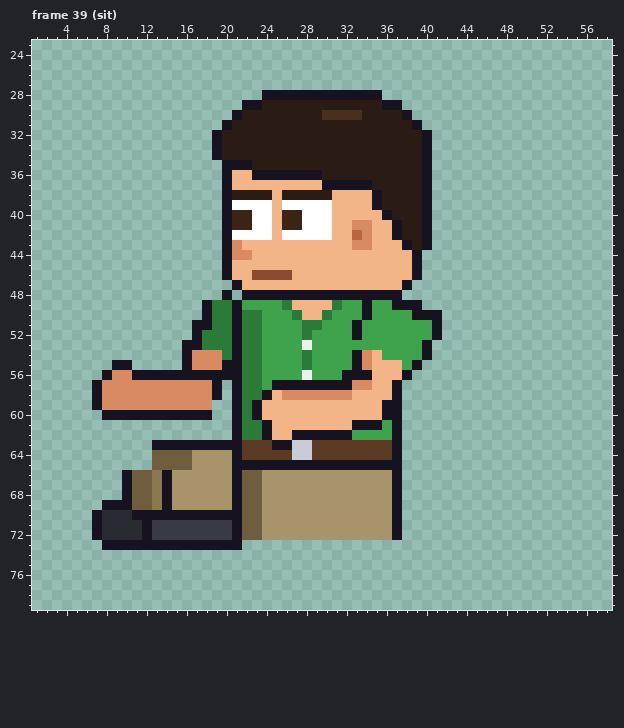
Edited in one commit: pixel-art file (sprites/expo/expo_vendg_left_anim.aseprite). Above is the file before it was changed.
64x80 pixels, 129 frames. Shown: frame 39 (sit): x 1..58, y 23..79. The old version is drawn lined up with the new one. The commit also changed other frames, which this record leaves out.
The same view after the edit:
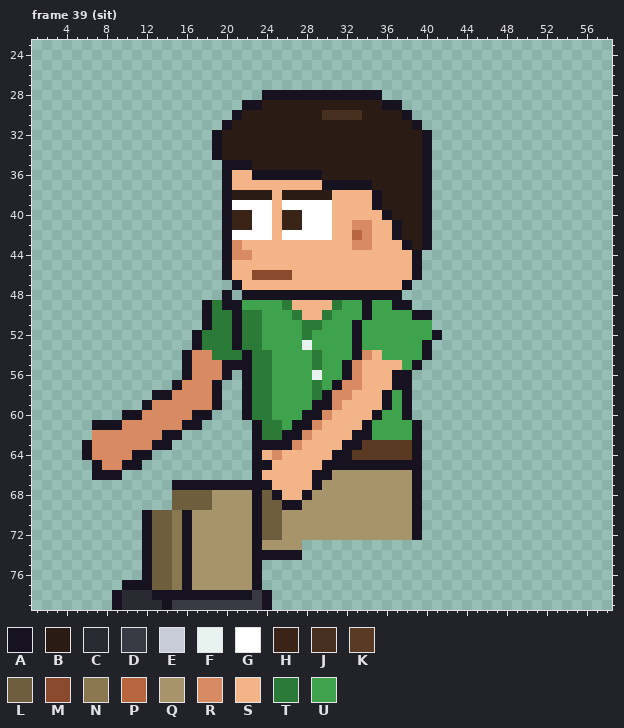
Palette (. is transparent): A #17121f  B #2a1c14  C #2a2a33  D #3a3a44  E #c8ccd8  F #e8f2ee  G #ffffff  H #3a2418  J #47301f  K #5a3a22  L #6e5e3e  M #8a4a2e  N #8a7850  P #b8663f  Q #a8946a  R #d88a62  S #f3b488  T #2c7a38  U #3fa34d
Difference:
whole drawing moved by -2,-6 (the old picture is shown already moved)
Frame 39 (sit):
y 49: x 20 T -> A; x 39 A -> .
y 50: x 41 A -> .
y 51: x 17 A -> .; x 41 A -> .
y 53: x 16 A -> .; x 33 U -> A
y 54: x 19 R -> T; x 21..22 AT -> TA; x 24 U -> T; x 28..29 TU -> UT
y 55: x 9..10 AA -> ..; x 22 T -> A; x 24 U -> T; x 28..29 TU -> UT; x 32..34 UAR -> ARS
y 56: x 8..15 ARRAAAAA -> ........; x 17..19 AAA -> RRR; x 21..22 AT -> .A; x 24 U -> T; x 28..29 FU -> UF; x 33..34 AA -> RS; x 37 S -> A
y 57: x 7..15 ARRRRRRRR -> ........A; x 21..22 AT -> .A; x 24..30 UAAAAAA -> TUUUUTU; x 32 A -> R; x 34 R -> S; x 38 . -> A
y 58: x 7..14 ARRRRRRR -> ......AA; x 21..22 AT -> .A; x 24..30 ASRRRRR -> TUUUUTA; x 36..38 SA. -> AUA
y 59: x 7..12 ARRRRR -> .....A; x 19 . -> A; x 21..31 ATASSSSSSSS -> .ATTUUUUAAR; x 37..38 A. -> UA
y 60: x 8..9 AA -> ..; x 12..16 AAAAA -> RRRRR; x 21..30 ATASSSSSSS -> .ATTUUUAAR; x 35..38 SAA. -> AUUA
y 61: x 7..17 ........... -> AAARRRRRRAA; x 21..29 ATTASSSSS -> ..ATTUAAR; x 33 A -> S; x 35 A -> U; x 37..39 A.. -> UUA
y 62: x 7..15 ......... -> RRRRRRRAA; x 21..26 ATTASS -> ..ATTA; x 28..34 AAAAAUU -> RSSSSAA; x 37..39 A.. -> UUA
y 63: x 6..12 ....... -> ARRRRRR; x 15..24 AAAAAAAKKK -> ........AA; x 27..33 EEKKKKK -> RSSSSAA; x 37..39 A.. -> KKA
y 64: x 6..32 .......LLLLQQQQAKKKKKEEKKKK -> ARRRRAA..........ASRSSSSSAA; x 37..39 A.. -> KKA
y 65: x 7..11 ..... -> ARRAA; x 13..22 LLLLQQQQAA -> ..........; x 25..29 AAAAA -> SSSSS; x 38..39 .. -> AA
y 66: x 7..30 ...ALLNAQQQQQQALLQQQQQQQ -> AAA.............ASSSSSAA; x 37..39 A.. -> QQA
y 67: x 10..20 ALLNAQQQQQQ -> .....AAAAAA; x 22..29 LLQQQQQQ -> AAASSSSA; x 37..39 A.. -> QQA
y 68: x 10..18 ALLNAQQQQ -> .....LLLL; x 21..28 ALLQQQQQ -> QQALASSA; x 37..39 A.. -> QQA
y 69: x 8..18 AAALLNAQQQQ -> .......LLLL; x 21..27 ALLQQQQ -> QQALLAA; x 37..39 A.. -> QQA
y 70: x 7..11 ACCCA -> .....; x 13..15 AAA -> LLN; x 17..25 AAAAALLQQ -> QQQQQQALL; x 37..39 A.. -> QQA
y 71..72: x 7..11 ACCCC -> .....; x 13..25 DDDDDDDDALLQQ -> LLNAQQQQQQALL; x 37..39 A.. -> QQA
y 73: x 8..11 AAAA -> ....; x 13..15 AAA -> LLN; x 17..27 AAAAA...... -> QQQQQQAQQQQ
y 74: x 12..27 ................ -> ALLNAQQQQQQAAAAA
y 75..76: x 12..23 ............ -> ALLNAQQQQQQA
y 77: x 10..23 .............. -> AAALLNAQQQQQQA
y 78: x 9..24 ................ -> ACCCAAAAAAAAAADA
y 79: x 9..24 ................ -> ACCCCADDDDDDDDDA
